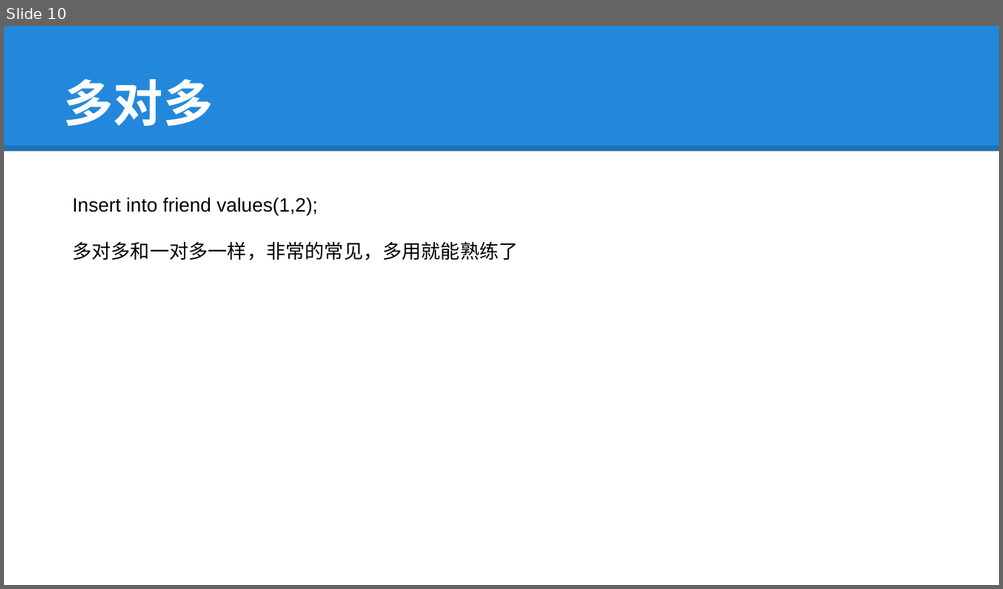
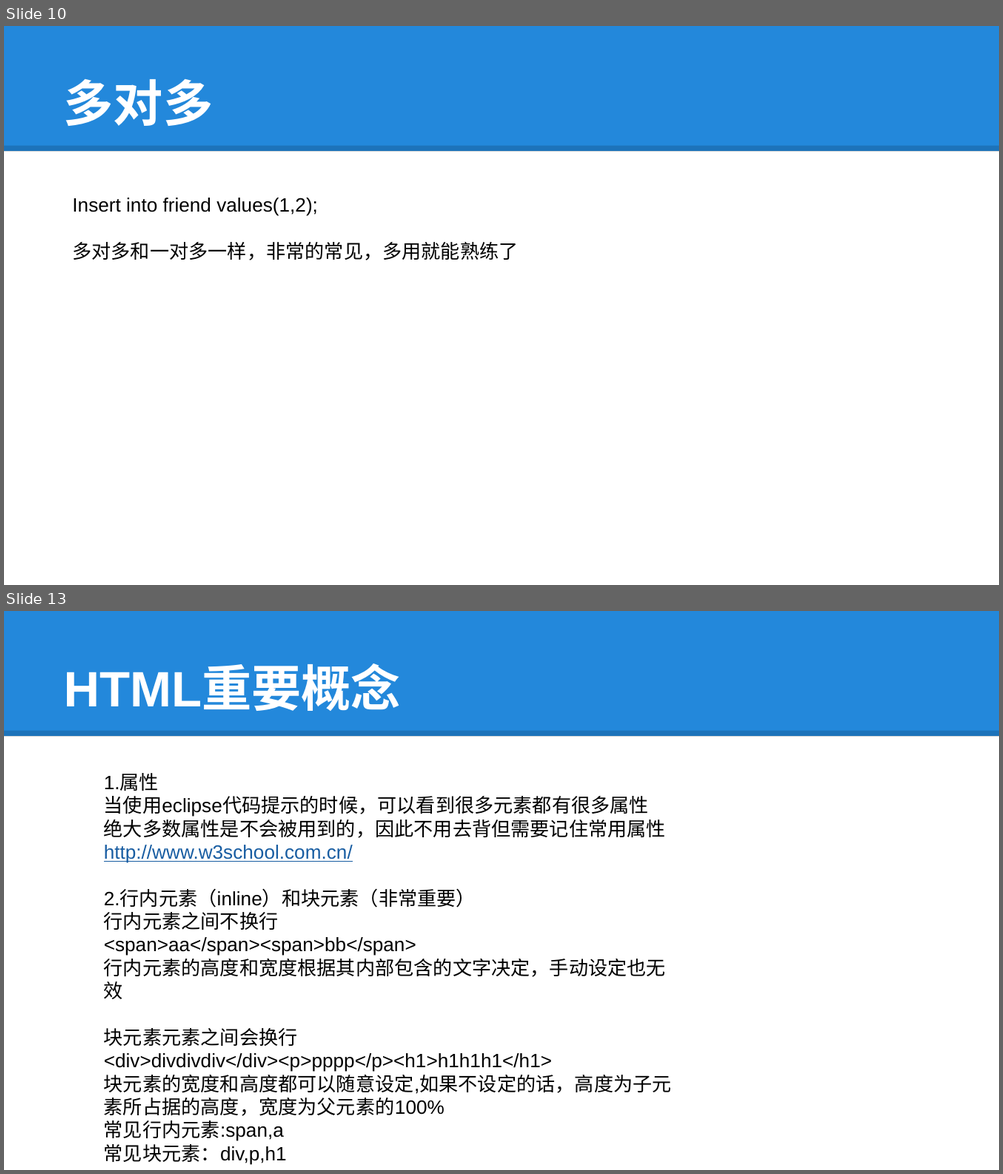
Before and after one commit to tokyojava/java_beginner, a slide deck: 中级/课件/Java15.pptx. Shown one above the other, each under a label of ours: slide 10 before the commit, slides 10 and 13 after it; the slides between them are not shown. The pictures are 1003x589 and 1003x1174 pixels, drawn with LibreOffice and Linux fonts; fonts in the diff are those of the drawing. Boxes give left, top, right and bottom in pixels: in the first picture for what was removed or moved away, otherwise in the second. Text is boxed around its words. In the diff, an @@ line names an element or a change of style, - is before the commit and + after.

```diff
--- a/中级/课件/Java15.pptx
+++ b/中级/课件/Java15.pptx
@@ slide 13 added at [4, 611, 999, 1170], background #FFFFFF; not listed: 2 template elements that a slide beside it also shows @@
@@ title added at [64, 667, 401, 711], 36 pt, text #FFFFFF, bold @@
+HTML重要概念
@@ text added at [104, 774, 671, 1165], 14 pt, text #000000 @@
+1.属性
+当使用eclipse代码提示的时候，可以看到很多元素都有很多属性
+绝大多数属性是不会被用到的，因此不用去背但需要记住常用属性
+http://www.w3school.com.cn/
+2.行内元素（inline）和块元素（非常重要）
+行内元素之间不换行
+<span>aa</span><span>bb</span>
+行内元素的高度和宽度根据其内部包含的文字决定，手动设定也无效
+块元素元素之间会换行
+<div>divdivdiv</div><p>pppp</p><h1>h1h1h1</h1>
+块元素的宽度和高度都可以随意设定,如果不设定的话，高度为子元素所占据的高度，宽度为父元素的100%
+常见行内元素:span,a
+常见块元素：div,p,h1
```
Also in this commit, not shown: 1 slide changed, 8 other slides added, 2 slides removed, 2 other files.
